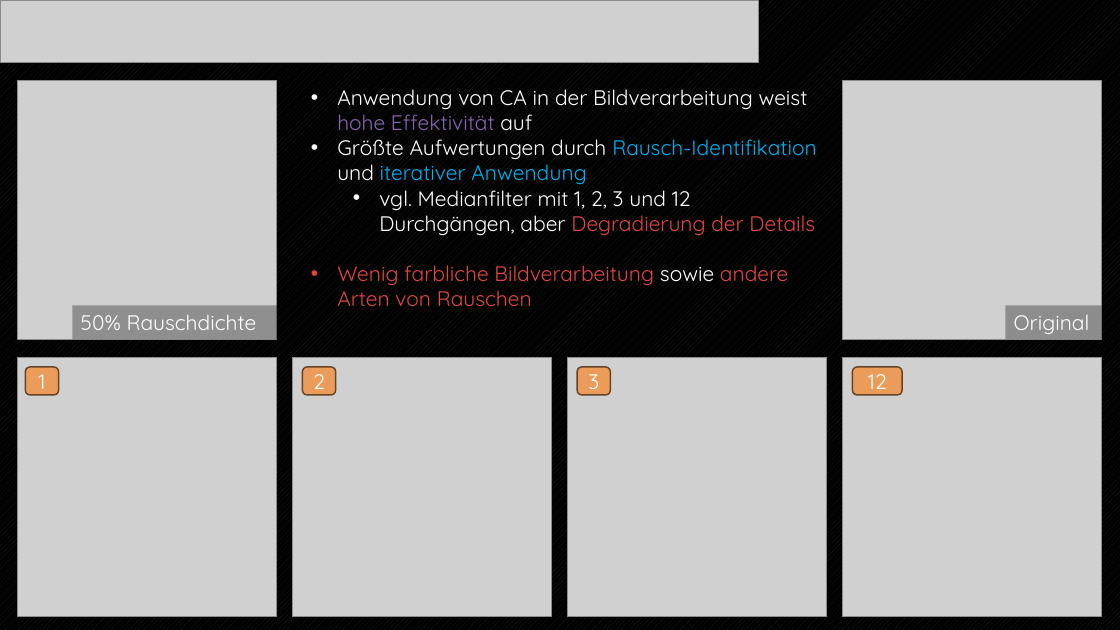
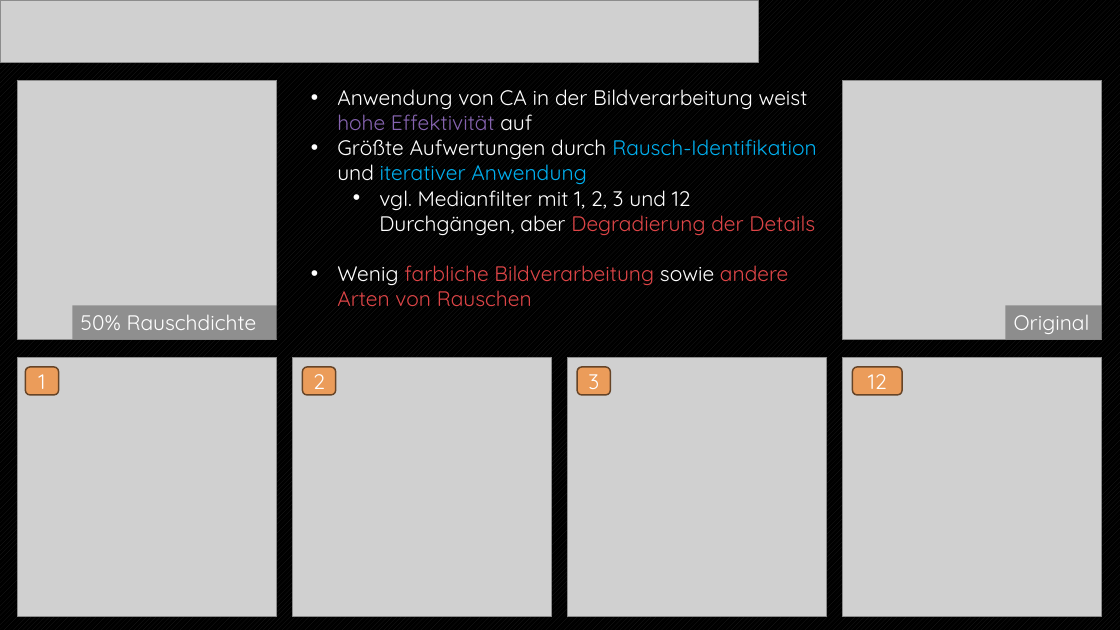
Before and after one commit to endorivium/informational-mastery, a slide deck: slide 29 of STI/CellularAutomata/2_presentation/STI_ZelluläreAutomaten_Ihrenberger.pptx (slide 28 before the commit). Drawn at 1120x630 pixels with LibreOffice and Linux fonts; fonts in the diff are those of the drawing; grey boxes stand for pictures. Boxes give left, top, right and bottom in pixels: in the first picture for what was removed or moved away, otherwise in the second. Text is boxed around its words. In the diff, an @@ line names an element or a change of style, - is before the commit and + after.

```diff
--- a/STI/CellularAutomata/2_presentation/STI_ZelluläreAutomaten_Ihrenberger.pptx
+++ b/STI/CellularAutomata/2_presentation/STI_ZelluläreAutomaten_Ihrenberger.pptx
@@ text at (337, 265, 788, 307): text colour #DE4547 to #FFFFFF in "Wenig" @@
```
Also in this commit, not shown: 3 other slides changed, 3 slides added, 2 slides removed, 2 other files.
